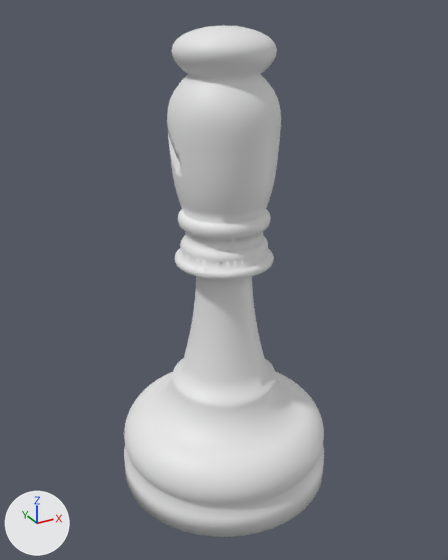
The OBJ model assets/models/staunton/bishop.obj: old version first, new version second.
Camera for both pictures: a 50 mm camera at (-0.798, -1.45, 1.381) aimed at (-0.003, -0.004, 0.658). Lighting does not change. The marker at lower left points along +X, +Y and +Z. The picture after the commit comes second. Where no turn or scale is listed for an object, it has been applied to the vertices.

In view in the first picture: 'bishop'.
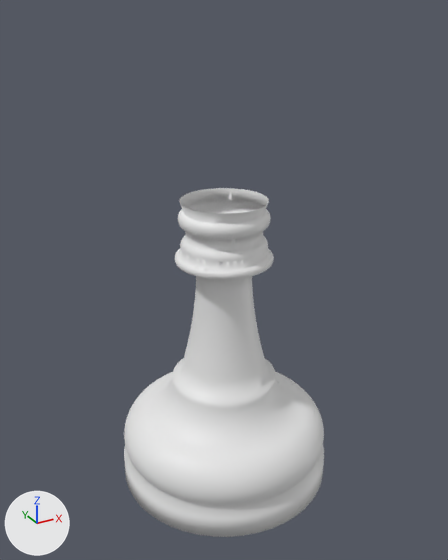
What differs and where, as boxes (x1, y1, x2, y2) in the pictures (448 x 560 px):
'bishop', reshaped (32% shorter)
    before: (124, 25, 324, 537)
    after: (124, 188, 324, 537)
part 1 of me_bishop, deleted
    before: (167, 25, 281, 214)

Diff of the bpy script that builds the scene:
```diff
--- a/assets/models/staunton/bishop.obj.py
+++ b/assets/models/staunton/bishop.obj.py
@@ me_bishop @@
 # used by ob_bishop; location = (0.0, 0.0, 0.0)
-me_bishop.from_pydata(...)  # 5015 vertices, 10026 faces; spans x -0.325..0.325, y -0.325..0.326, z 0.0..1.34
+me_bishop.from_pydata(...)  # 3827 vertices, 7606 faces; spans x -0.325..0.325, y -0.325..0.326, z 0.0..0.896
+# me_bishop part 1: 1188 vertices removed from x -0.148..0.148, y -0.148..0.148, z 0.925..1.34
```
